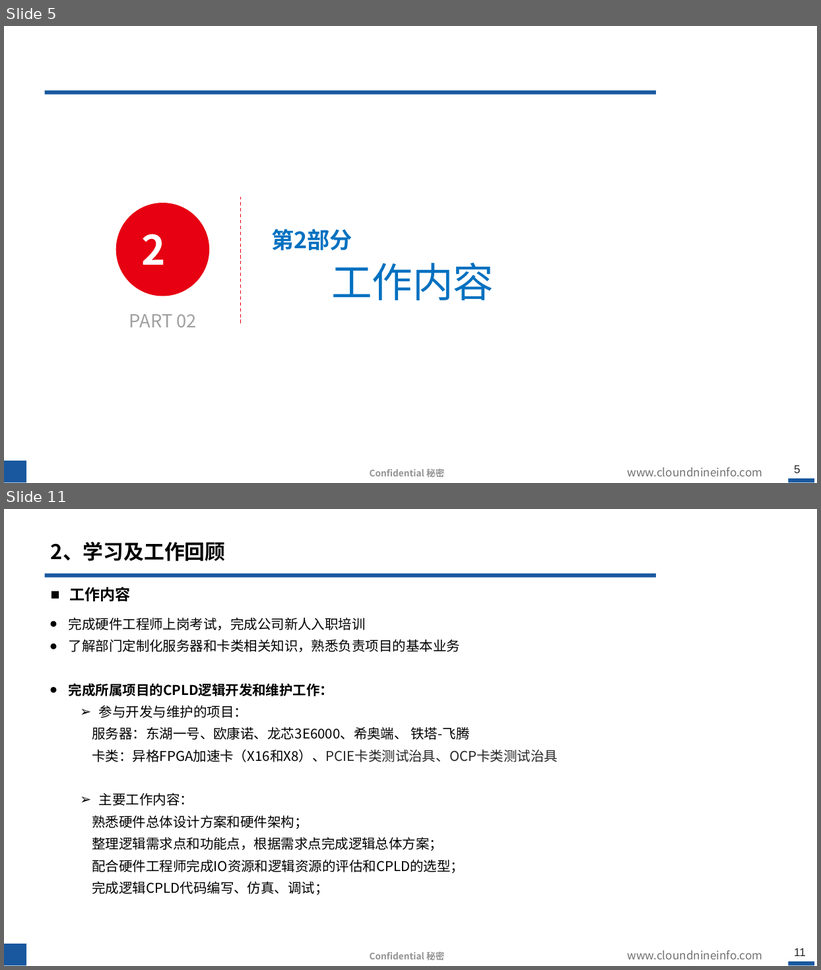
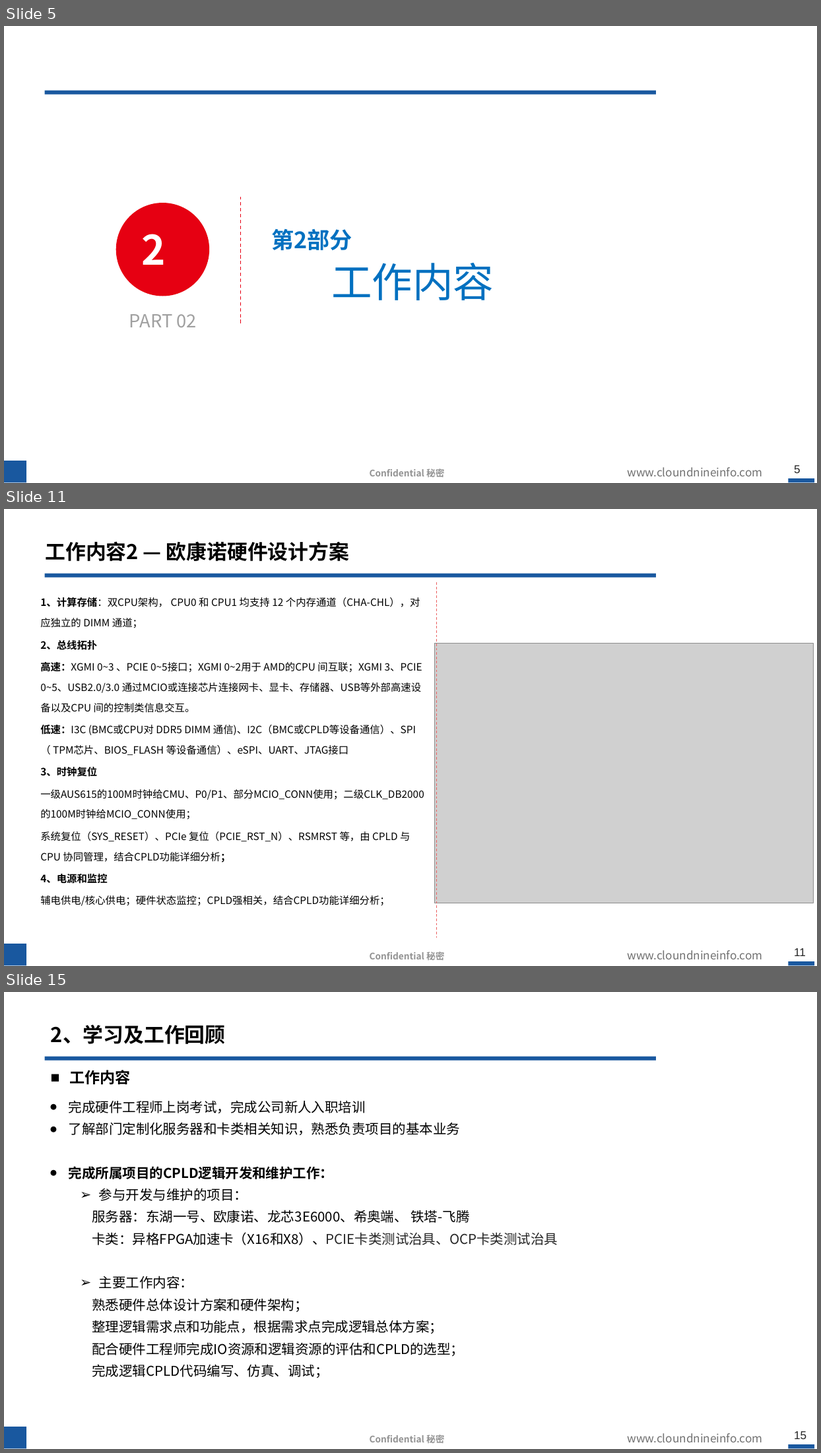
Before and after one commit to hahada-998/Tieta_code, a slide deck: 转正答辩.pptx. Shown one above the other, each under a label of ours: slides 5 and 11 before the commit, slides 5, 11 and 15 after it; the slides between them are not shown. The pictures are 821x970 and 821x1453 pixels, drawn with LibreOffice and Linux fonts; fonts in the diff are those of the drawing; grey boxes stand for pictures; background and template pictures are left out. Boxes give left, top, right and bottom in pixels: in the first picture for what was removed or moved away, otherwise in the second. Text is boxed around its words. In the diff, an @@ line names an element or a change of style, - is before the commit and + after.

```diff
--- a/转正答辩.pptx
+++ b/转正答辩.pptx
@@ slide 11 added at bbox=[4, 509, 817, 966], background #FFFFFF; not listed: 6 template elements that a slide beside it also shows @@
@@ title added at bbox=[46, 541, 349, 561], 24 pt, text #000000, bold @@
+工作内容2 — 欧康诺硬件设计方案
@@ line added from (436, 582) to (436, 938), #EB6161 0.75 pt dashed @@
@@ text added at bbox=[40, 597, 424, 906], 12 pt, text #000000 @@
+  1、计算存储：双CPU架构， CPU0 和 CPU1 均支持 12 个内存通道（CHA-CHL），对应独立的 DIMM 通道；
+  2、总线拓扑
+  高速：XGMI 0~3 、PCIE 0~5接口；XGMI 0~2用于 AMD的CPU 间互联；XGMI 3、PCIE 0~5、USB2.0/3.0 通过MCIO或连接芯片连接网卡、显卡、存储器、USB等外部高速设备以及CPU 间的控制类信息交互。
+  低速：I3C (BMC或CPU对 DDR5 DIMM 通信)、I2C（BMC或CPLD等设备通信）、SPI（ TPM芯片、BIOS_FLASH 等设备通信）、eSPI、UART、JTAG接口
+  3、时钟复位
+  一级AUS615的100M时钟给CMU、P0/P1、部分MCIO_CONN使用；二级CLK_DB2000的100M时钟给MCIO_CONN使用；
+  系统复位（SYS_RESET）、PCIe 复位（PCIE_RST_N）、RSMRST 等，由 CPLD 与 CPU 协同管理，结合CPLD功能详细分析；
+  4、电源和监控
+  辅电供电/核心供电；硬件状态监控；CPLD强相关，结合CPLD功能详细分析；
@@ picture added at bbox=[435, 643, 813, 903] @@
@@ what was slide 11 is now slide 15 @@
@@ page number at bbox=[794, 1432, 807, 1439]: text changed @@
-11
+15
```
Also in this commit, not shown: 5 slides changed, 3 other slides added, 1 other file.
